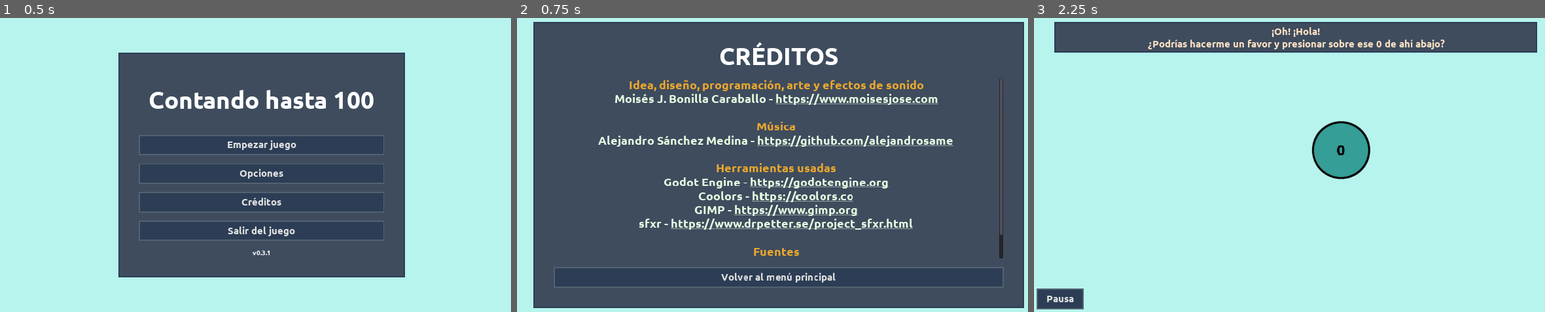
Above: before the commit, frames 1-3 (left to right).
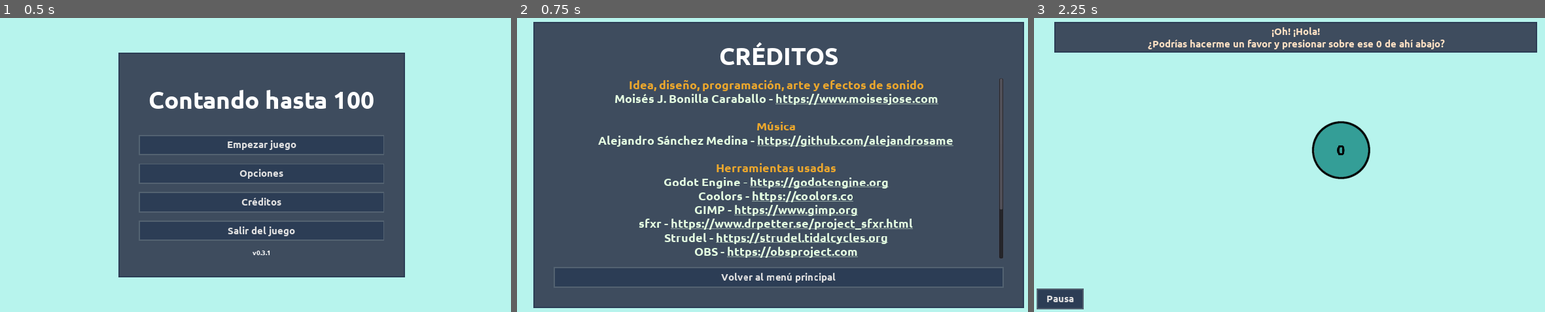
Above: after the commit, the same moments.

Repository: moisesjbc/contando-hasta-100
Game: Godot game, scene res://gui/main_menu/main_menu.tscn
Two runs of this game, one before a commit and one after it. Both use one fixed random seed, a clock stepped at 60 frames per second and the inputs below.
Inputs:
- Up to frame 1 (0.5 s): no input
- Up to frame 2 (0.75 s): click "Créditos" at 0.5 s
- Up to frame 3 (2.25 s): click "Volver al menú principal" at 1.25 s; click "Empezar juego" at 2 s

Frame 1 is identical in both runs. In frame 2, 1.2% of the frame differs, in the area x 28-96%, y 65-82%; in frame 3, nothing differs.

Commit message:
Add music (thanks Aleandro!)

Diff:
--- a/godot-project/globals/music/music.tscn
+++ b/godot-project/globals/music/music.tscn
@@ -1,4 +1,9 @@
-[gd_scene format=2]
+[gd_scene load_steps=2 format=2]
+
+[ext_resource path="res://globals/music/music.wav" type="AudioStream" id=1]
 
 [node name="music" type="AudioStreamPlayer"]
+stream = ExtResource( 1 )
+volume_db = -20.0
 autoplay = true
+bus = "music"
--- a/godot-project/gui/credits_menu/credits_menu.tscn
+++ b/godot-project/gui/credits_menu/credits_menu.tscn
@@ -70,13 +70,16 @@
 [color=#E4FDE1]Moisés J. Bonilla Caraballo - [url=https://www.moisesjose.com/]https://www.moisesjose.com[/url][/color]
 
 [center][color=#ECA72C]Música[/color]
-[color=#E4FDE1]Alejandro Sánchez Medina - [url=\"https://github.com/alejandrosame\"]https://github.com/alejandrosame[/url][/color]
+[color=#E4FDE1]Alejandro Sánchez Medina - [url=https://github.com/alejandrosame]https://github.com/alejandrosame[/url][/color]
 
 [center][color=#ECA72C]Herramientas usadas[/color]
 [color=#E4FDE1]Godot Engine - [url=https://godotengine.org/]https://godotengine.org[/url][/color]
 [color=#E4FDE1]Coolors - [url=https://coolors.co]https://coolors.co[/url][/color]
 [color=#E4FDE1]GIMP - [url=https://www.gimp.org]https://www.gimp.org[/url][/color]
 [color=#E4FDE1]sfxr - [url=https://www.drpetter.se/project_sfxr.html]https://www.drpetter.se/project_sfxr.html[/url][/color]
+[color=#E4FDE1]Strudel - [url=https://strudel.tidalcycles.org]https://strudel.tidalcycles.org[/url][/color]
+[color=#E4FDE1]OBS - [url=https://obsproject.com]https://obsproject.com[/url][/color]
+[color=#E4FDE1]Blender - [url=https://www.blender.org]https://www.blender.org[/url][/color]
 
 [center][color=#ECA72C]Fuentes[/color]
 [color=#E4FDE1]Ubuntu font - [url=https://design.ubuntu.com/font/]https://design.ubuntu.com/font[/url][/color]
@@ -92,6 +95,9 @@
 Coolors - https://coolors.co
 GIMP - https://www.gimp.org
 sfxr - https://www.drpetter.se/project_sfxr.html
+Strudel - https://strudel.tidalcycles.org
+OBS - https://obsproject.com
+Blender - https://www.blender.org
 
 Fuentes
 Ubuntu font - https://design.ubuntu.com/font
Not shown, added: godot-project/globals/music/music.wav.import
Not shown, added: godot-project/globals/music/music.wav
